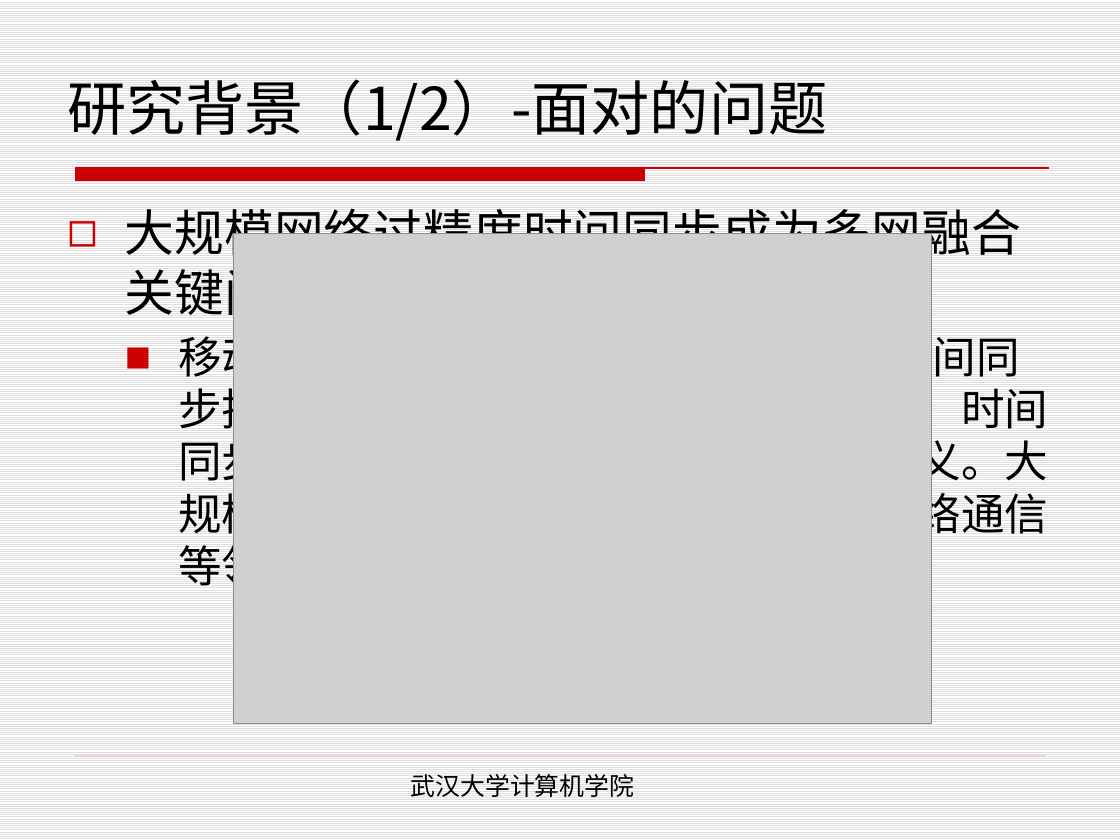
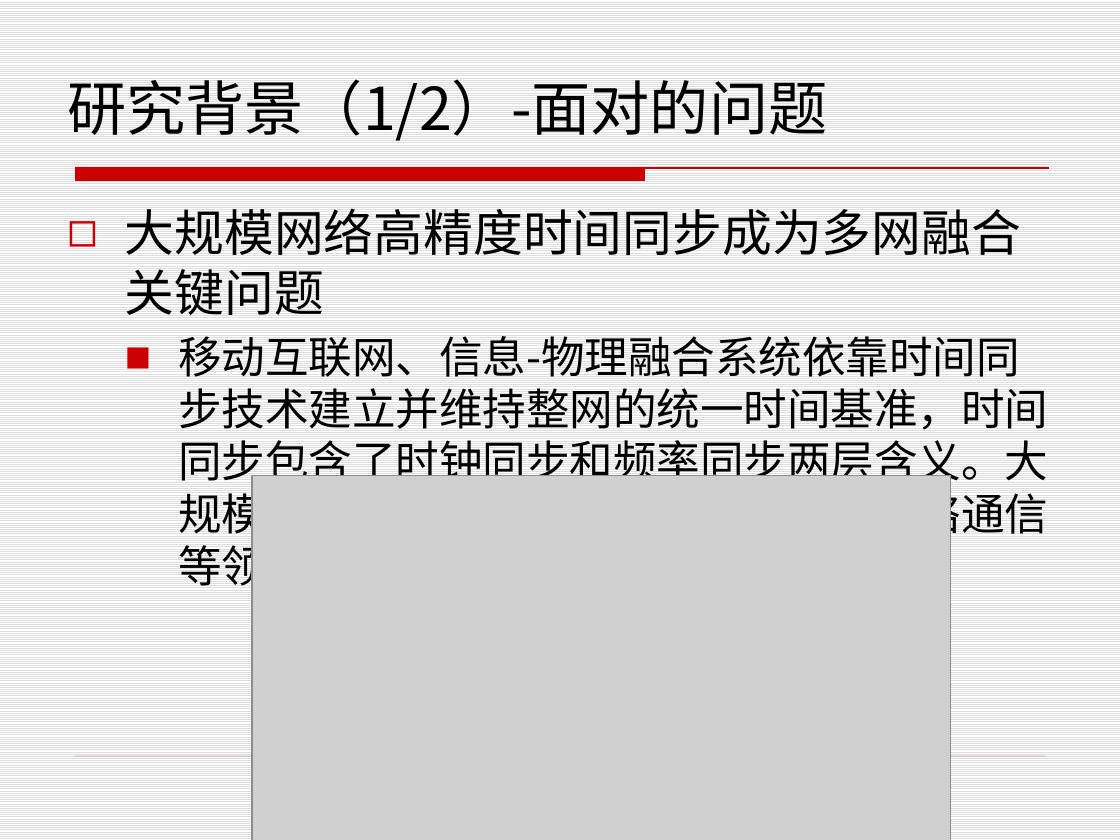
Before and after one commit to henryzhao/graduate, a slide deck: slide 3 of 赵玉琦硕士论文答辩.pptx. Drawn at 1120x840 pixels with LibreOffice and Linux fonts; fonts in the diff are those of the drawing; grey boxes stand for pictures; background and template pictures are left out. Boxes give left, top, right and bottom in pixels: in the first picture for what was removed or moved away, otherwise in the second. Text is boxed around its words. In the diff, an @@ line names an element or a change of style, - is before the commit and + after.

Commit message:
update pptx & add some paper

```diff
--- a/赵玉琦硕士论文答辩.pptx
+++ b/赵玉琦硕士论文答辩.pptx
@@ text at (125,209,1021,315): text changed @@
-◻ 大规模网络过精度时间同步成为多网融合关键问题
+◻ 大规模网络高精度时间同步成为多网融合关键问题
@@ picture: place and size @@
-picture at (233,233,931,724)
+picture at (252,475,950,840)
@@ text removed at (411,774,634,797) @@
-武汉大学计算机学院
```
Also in this commit, not shown: 7 other files.
